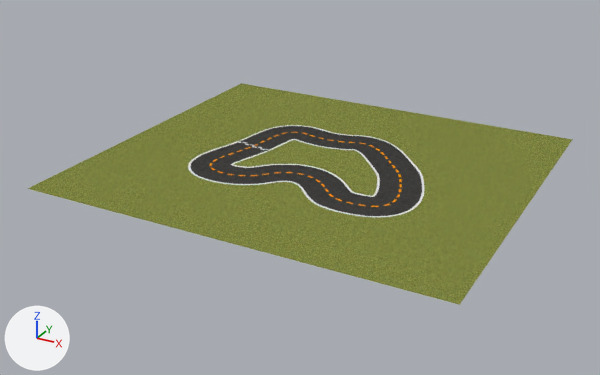
An edit to the Blender file tracks/Amoeba/src/Amoeba.blend, drawn before and after from the same camera.
Both versions are drawn from a 50 mm lens placed at (10.06, -12.73, 6.91), pointed at (2.31, 1.49, -0.43). The axes (+X, +Y, +Z) are drawn at lower left. The lights are the same throughout.

The scene before the commit, as lines of its bpy script (objects in view):
```python
me_ol = bpy.data.meshes.new('ol')
me_ol.from_pydata(...)  # 384 vertices, 384 faces; spans x 0.0..5.15, y 0.0..3.93, z 0.0
me_ol.materials.append(mat_ol_mat)  # picture img_outerline_png
me_road = bpy.data.meshes.new('road')
me_road.from_pydata(...)  # 348 vertices, 348 faces; spans x 0.0..5.15, y 0.0..3.93, z 0.0
me_road.materials.append(mat_road_mat)  # picture img_road_png
me_start_line = bpy.data.meshes.new('start_line')
me_start_line.from_pydata(...)  # 4 vertices, 2 faces; spans x 0.288..1.24, y 1.997..2.273, z 0.0
me_start_line.materials.append(mat_start_line_mat)  # picture img_startline_png
ob_ol = bpy.data.objects.new('ol', me_ol)
ob_ol.location = (0.0, 0.0, 0.0)
ob_road = bpy.data.objects.new('road', me_road)
ob_road.location = (0.0, 0.0, 0.0)
ob_start_line = bpy.data.objects.new('start_line', me_start_line)
ob_start_line.location = (0.0, 0.0, 0.0)
# also in view: 'field' at (2.5, 1.99, 0.0)
```
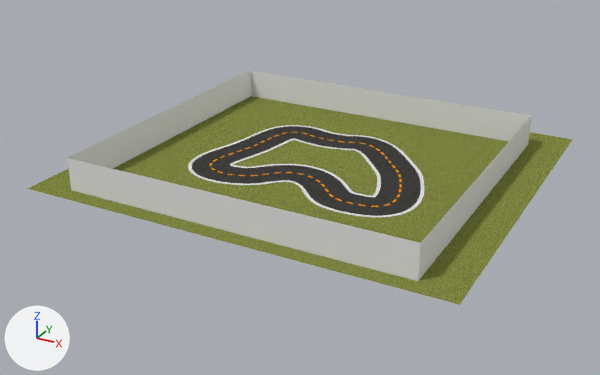
Edits to the bpy script that builds the scene:
```text
Add mat_wall_material:
    mat_wall_material = principled_material('wall_material')
    mat_wall_material.base_color = (0.8, 0.8, 0.8)  # white #e7e7e7
Change me_ol:
    used by ob_ol; location = (0.0, 0.0, 0.0)
    remove me_ol.from_pydata(...)  # 384 vertices, 384 faces; spans x 0.0..5.15, y 0.0..3.93, z 0.0
    add me_ol.from_pydata(...)  # 396 vertices, 396 faces; spans x 0.0..5.15, y 0.0..3.93, z 0.0
    me_ol part 1
    39 vertices are removed from x 0.05..5.09, y 0.05..3.88, z 0.0
    120 faces are deleted
    7 vertices in x 0.09..3.02, y 0.47..2.97, z 0.0 move by (0.03, 0.0, 0.0)
    7 vertices in x 0.07..3.3, y 0.22..3.04, z 0.0 move by (0.03, 0.01, 0.0)
    7 vertices in x 2.2..5.1, y 0.68..3.55, z 0.0 move by (-0.03, 0.0, 0.0)
    7 vertices in x 4.02..4.74, y 2.24..3.18, z 0.0 move by (-0.02, -0.02, 0.0)
    6 vertices in x 2.27..5.07, y 0.48..0.8, z 0.0 move by (-0.03, 0.01, 0.0)
    6 vertices in x 3.57..4.96, y 1.72..3.61, z 0.0 move by (-0.02, -0.01, 0.0)
    113 vertices move from x 0.05..5.1, y 0.06..3.87, z 0.0 to x 0.08..5.08, y 0.08..3.86, z 0.0
    46 vertices are added at x 0.08..5.08, y 0.07..3.85, z 0.0
    5 new vertices lie (0.05, -0.01, 0.0) away from vertices in x 1.49..1.91, y 3.7..3.78, z 0.0
    132 new faces join them
    me_ol part 2: 264 kept faces spanning x 0.0..5.15, y 0.0..3.93, z 0.0 get new texture (UV) coordinates
Add me_wallshape_mesh:
    me_wallshape_mesh.from_pydata([(-9.7, -9.7, 0.0), (19.8, -9.7, 0.0), (19.8, 13.1, 0.0), (-9.7, 13.1, 0.0), (-9.7, -9.7, 1.0), (19.8, -9.7, 1.0), (19.8, 13.1, 1.0), (-9.7, 13.1, 1.0)], [], [(0, 4, 1), (1, 4, 5), (1, 5, 2), (2, 5, 6), (2, 6, 3), (3, 6, 7), (4, 0, 7), (7, 0, 3)])
    me_wallshape_mesh.materials.append(mat_wall_material)  # its picture is missing
Remove ob_start_line:
    ob_start_line = bpy.data.objects.new('start_line', me_start_line)
    ob_start_line.location = (0.0, 0.0, 0.0)
Add ob_wall:
    ob_wall = bpy.data.objects.new('wall', me_wallshape_mesh)
    ob_wall.location = (1.25, 1.25, 0.0)
    ob_wall.scale = (0.25, 0.3, 0.7)
```

Where the change shows, as pixel boxes (x1, y1, x2, y2) in the pictures (600 x 375 px; the box of a moved part takes in the faces that stretch with it):
'wall', added: after (67, 71, 531, 281)
'start_line', deleted: before (237, 140, 270, 151)
part 1 of me_ol, moved or reshaped: before (192, 125, 421, 217); after (190, 125, 420, 217)
part 2 of me_ol, surface changed: (188, 125, 424, 217) in both
